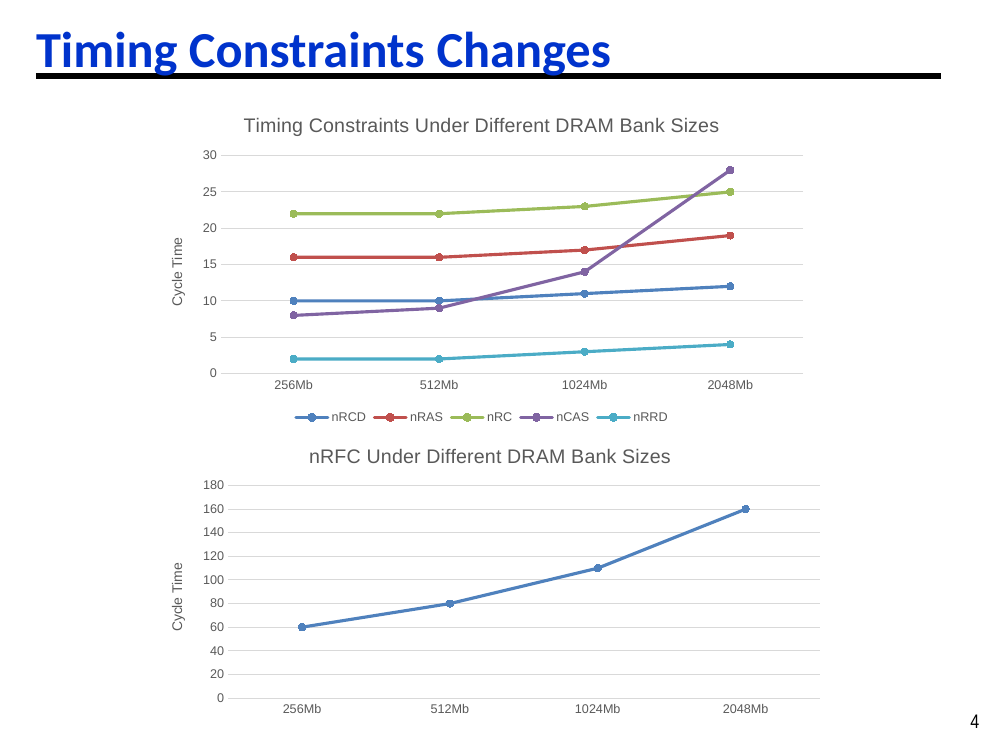
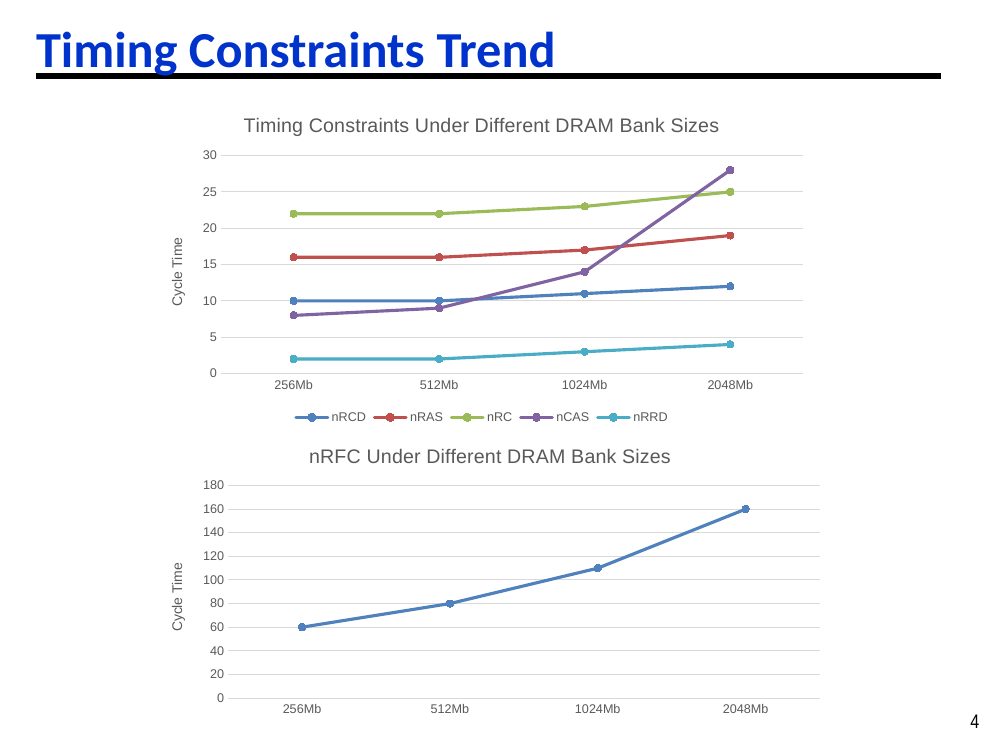
Before and after one commit to ph1223/Dram_controller, a slide deck: slide 4 of DRAM_System_Analysis/2025_06_25_Different_Bank_Sizes_Analysis.pptx. Drawn at 1008x756 pixels with LibreOffice and Linux fonts; fonts in the diff are those of the drawing. Boxes give left, top, right and bottom in pixels: in the first picture for what was removed or moved away, otherwise in the second. Text is boxed around its words. In the diff, an @@ line names an element or a change of style, - is before the commit and + after.

```diff
--- a/DRAM_System_Analysis/2025_06_25_Different_Bank_Sizes_Analysis.pptx
+++ b/DRAM_System_Analysis/2025_06_25_Different_Bank_Sizes_Analysis.pptx
@@ title at <box>36,31,556,78</box>: text changed @@
-Timing Constraints Changes
+Timing Constraints Trend
```
Also in this commit, not shown: 4 other slides changed, 1 slide added, 15 other files.
